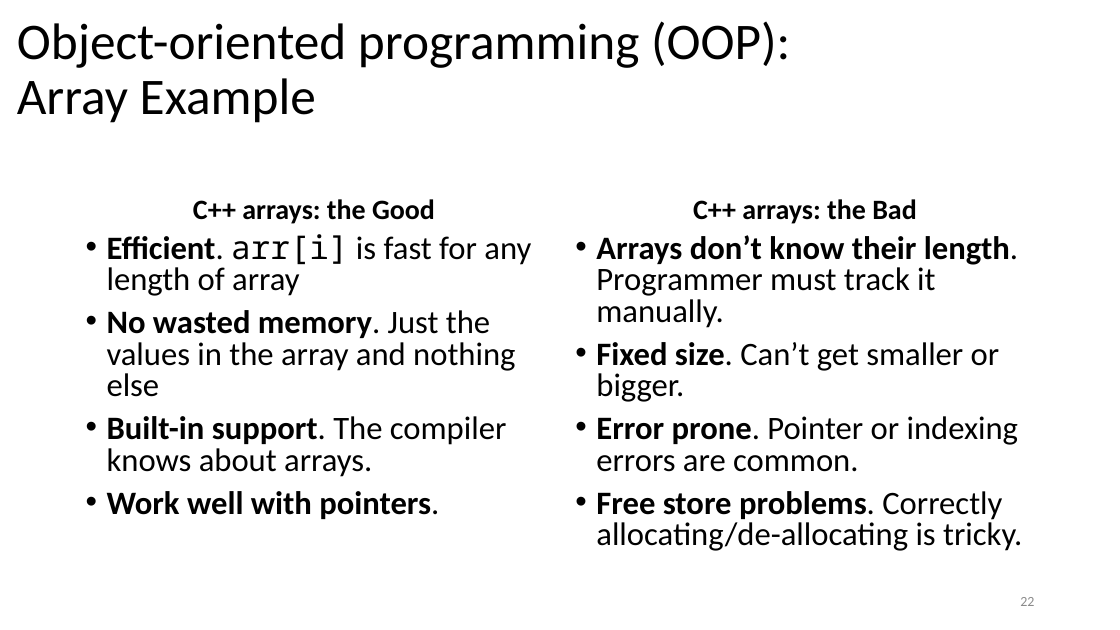
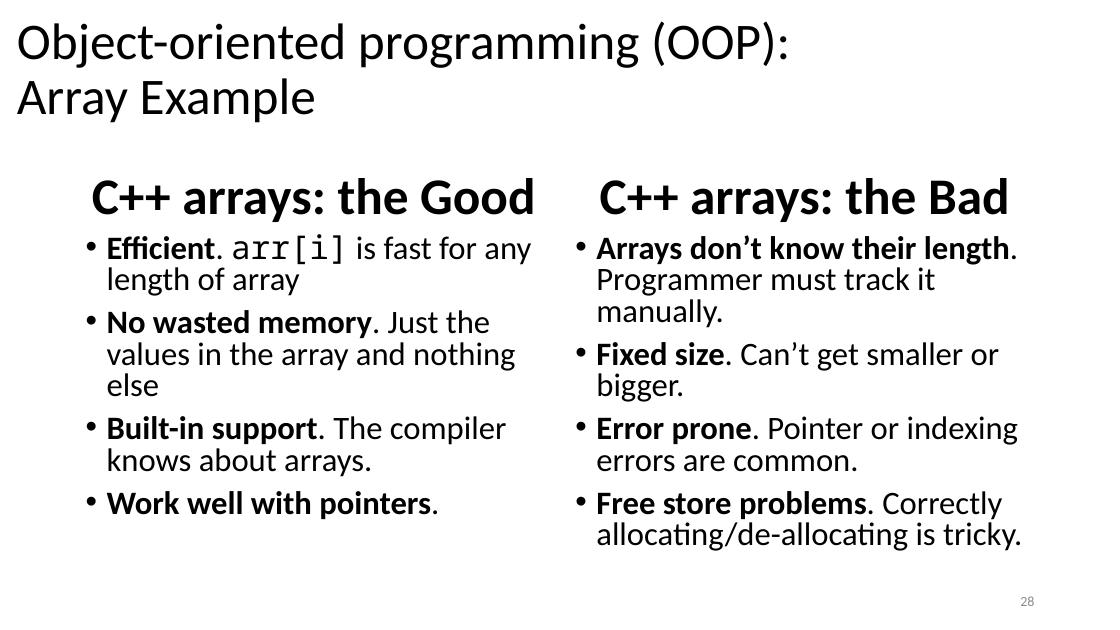
Before and after one commit to tjd1234/cmpt135spring2024, a slide deck: slide 28 of sample_code/week4/week4_cmpt135.pptx (slide 22 before the commit). Drawn at 1120x630 pixels with LibreOffice and Linux fonts; fonts in the diff are those of the drawing. Boxes give left, top, right and bottom in pixels: in the first picture for what was removed or moved away, otherwise in the second. Text is boxed around its words. In the diff, an @@ line names an element or a change of style, - is before the commit and + after.

```diff
--- a/sample_code/week4/week4_cmpt135.pptx
+++ b/sample_code/week4/week4_cmpt135.pptx
@@ text "C++ arrays: the Good" at (92, 178, 535, 222): size 24 to 44 pt @@
@@ text "C++ arrays: the Bad" at (600, 178, 1010, 222): size 24 to 44 pt @@
@@ page number at (1020, 596, 1034, 606): text changed @@
-22
+28
```
Also in this commit, not shown: 19 other slides changed, 7 slides added, 1 slide removed, 1 other file.
